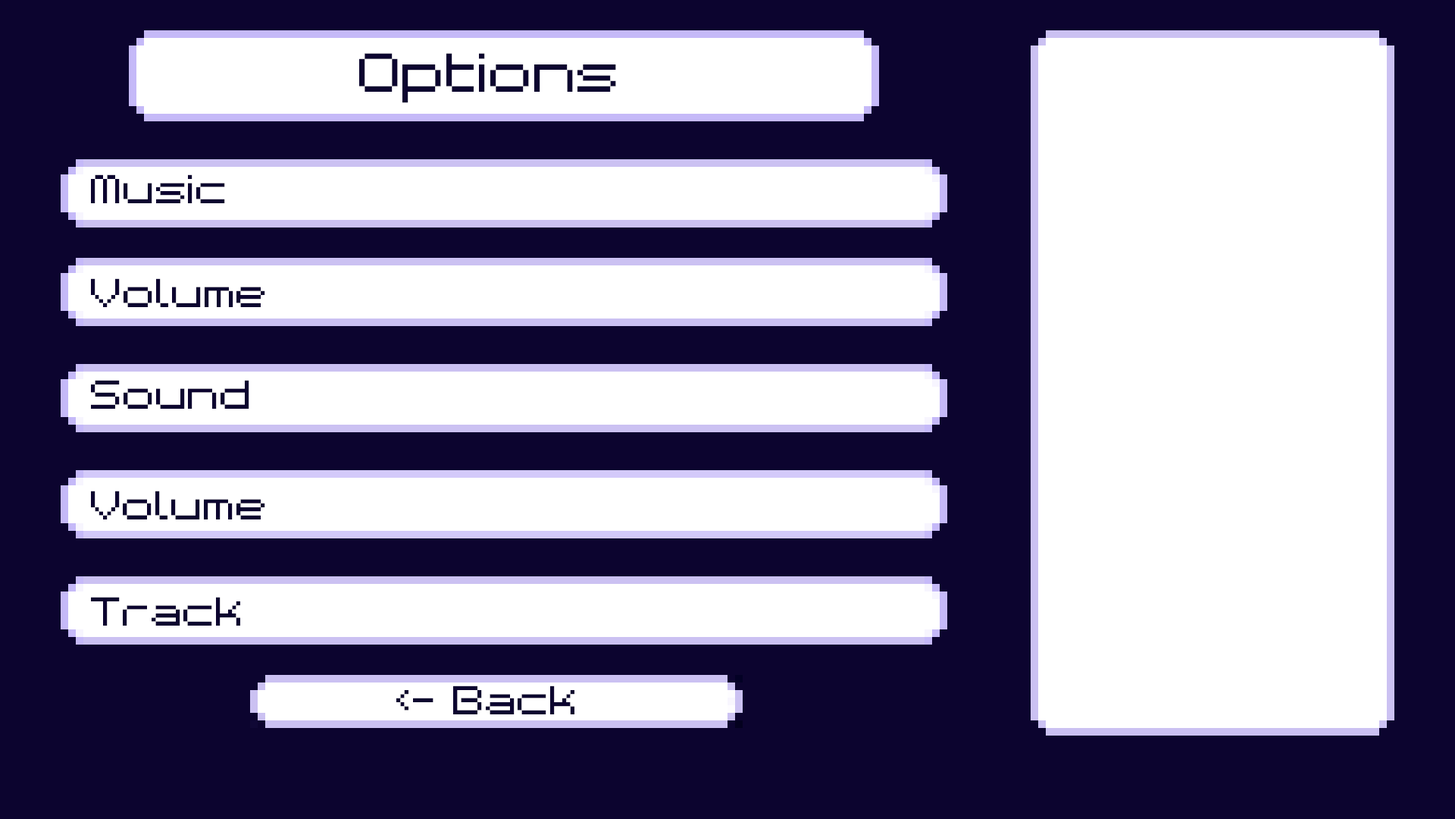
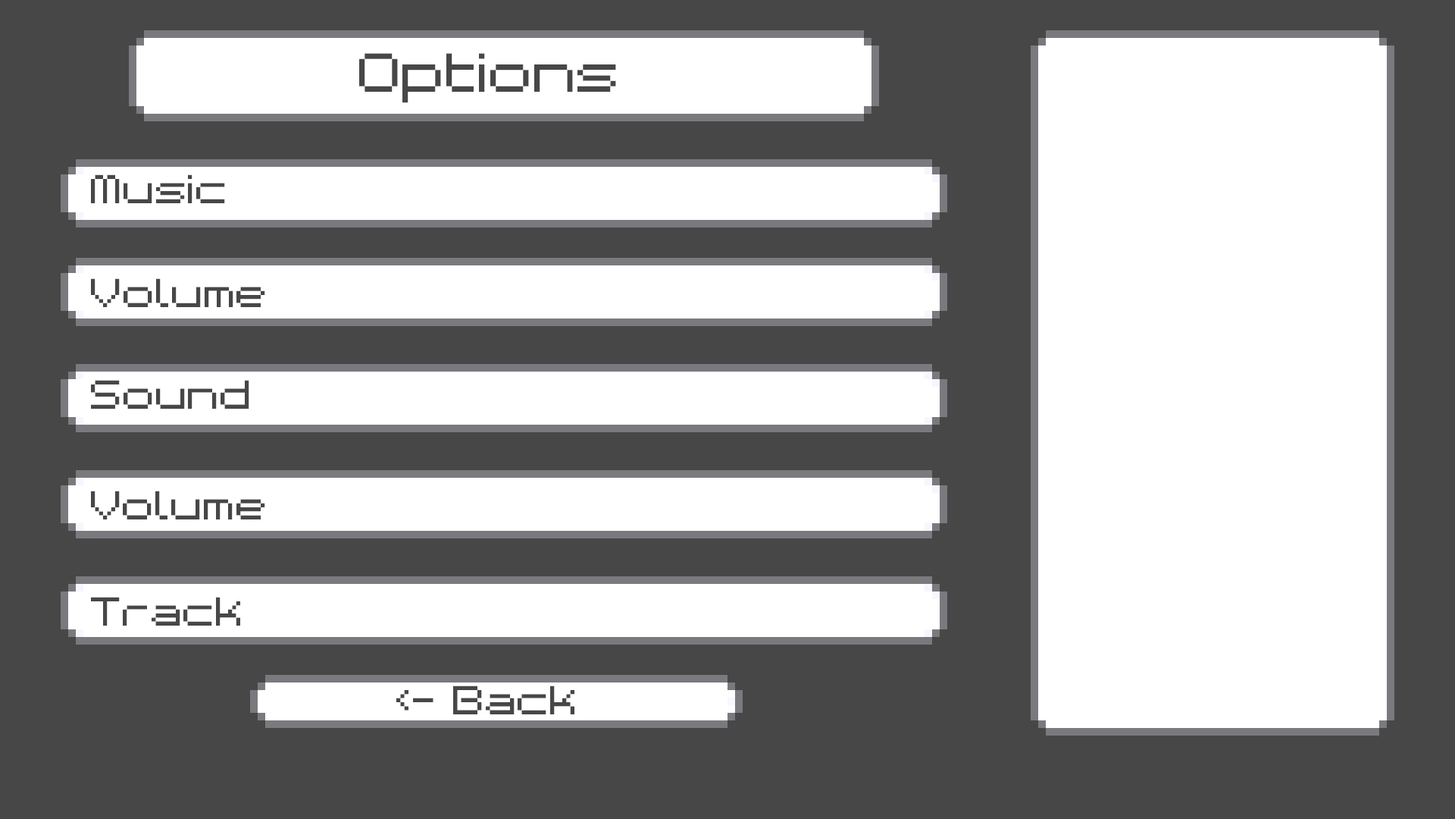
Layer changes from the first 1455px x 819px image to the second:
painted on "<- Back" over <box>396,685,575,715</box>
painted on "Track" over <box>90,596,241,626</box>
painted on "Volume" (1st of 2) over <box>90,490,266,520</box>
painted on "Sound" over <box>90,379,250,409</box>
painted on "Volume" (2nd of 2) over <box>90,278,266,307</box>
painted on "Music" over <box>90,174,226,204</box>
painted on "Options" over <box>359,53,617,104</box>
renamed "Layer 2" to "Shape 16", painted on it over <box>60,30,1395,736</box>
painted on "Layer 1" over <box>0,0,1455,819</box>
